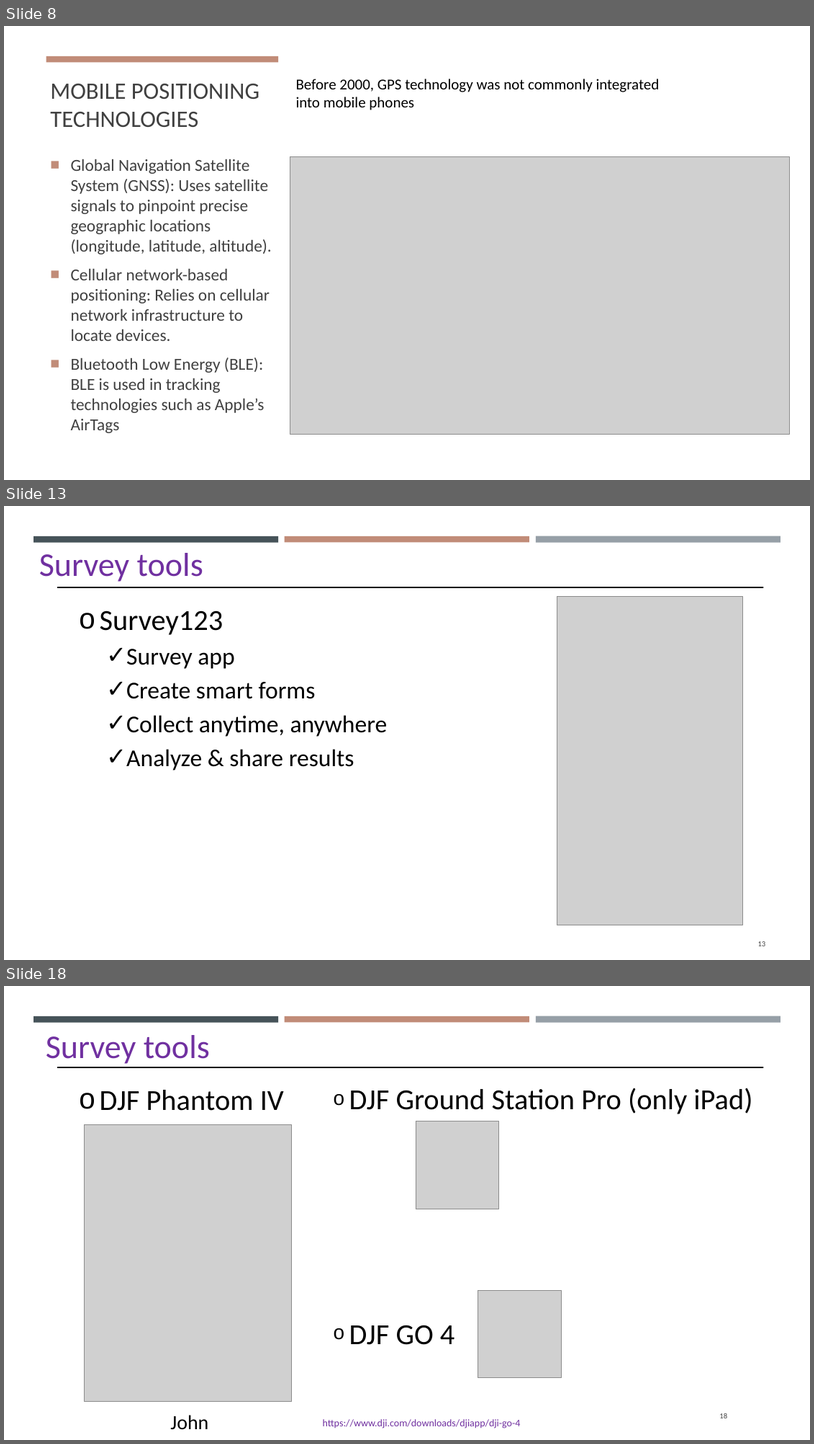
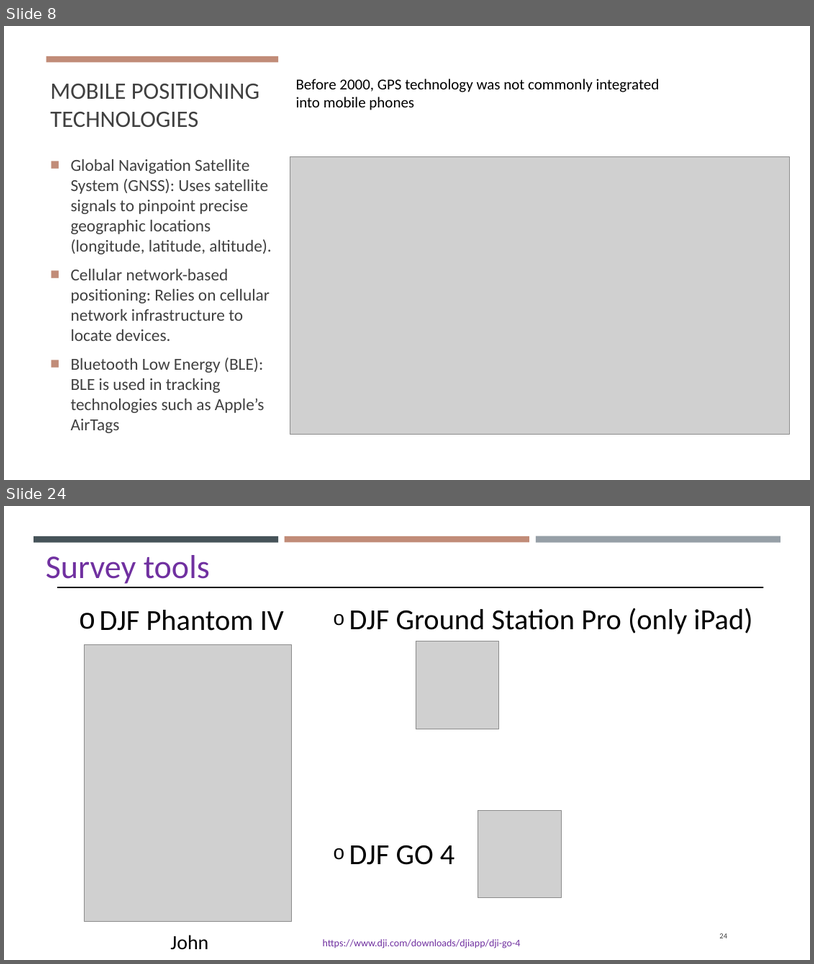
Before and after one commit to gisynw/Field_Techniques, a slide deck: docs/Lectures/Week02/Week02_Intro_To_Field_Technologies.pptx. Shown one above the other, each under a label of ours: slides 8, 13 and 18 before the commit, slides 8 and 24 after it; the slides between them are not shown. The pictures are 814x1444 and 814x964 pixels, drawn with LibreOffice and Linux fonts; fonts in the diff are those of the drawing; grey boxes stand for pictures. Boxes give left, top, right and bottom in pixels: in the first picture for what was removed or moved away, otherwise in the second. Text is boxed around its words. In the diff, an @@ line names an element or a change of style, - is before the commit and + after.

```diff
--- a/docs/Lectures/Week02/Week02_Intro_To_Field_Technologies.pptx
+++ b/docs/Lectures/Week02/Week02_Intro_To_Field_Technologies.pptx
@@ slide 13 removed at (4, 506, 810, 960), background #FFFFFF; not listed: 3 template elements that a slide beside it also shows @@
@@ text removed at (39, 553, 203, 582) @@
-Survey tools
@@ line removed from (58, 587) to (764, 587) @@
@@ text removed at (100, 610, 388, 770) @@
-o Survey123
-  ✓ Survey app
-  ✓ Create smart forms
-  ✓ Collect anytime, anywhere
-  ✓ Analyze & share results
@@ picture removed at (558, 596, 743, 924) @@
@@ page number removed at (759, 941, 766, 946) @@
-13
@@ what was slide 18 is now slide 24 @@
@@ page number at (720, 933, 728, 938): text changed @@
-18
+24
```
Also in this commit, not shown: 12 slides changed, 6 slides added, 2 other slides removed.
